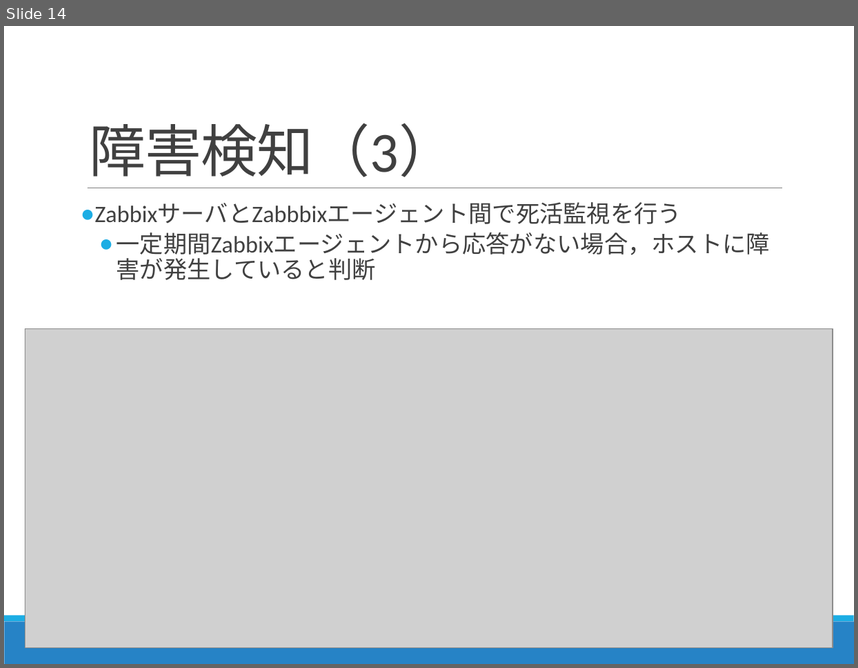
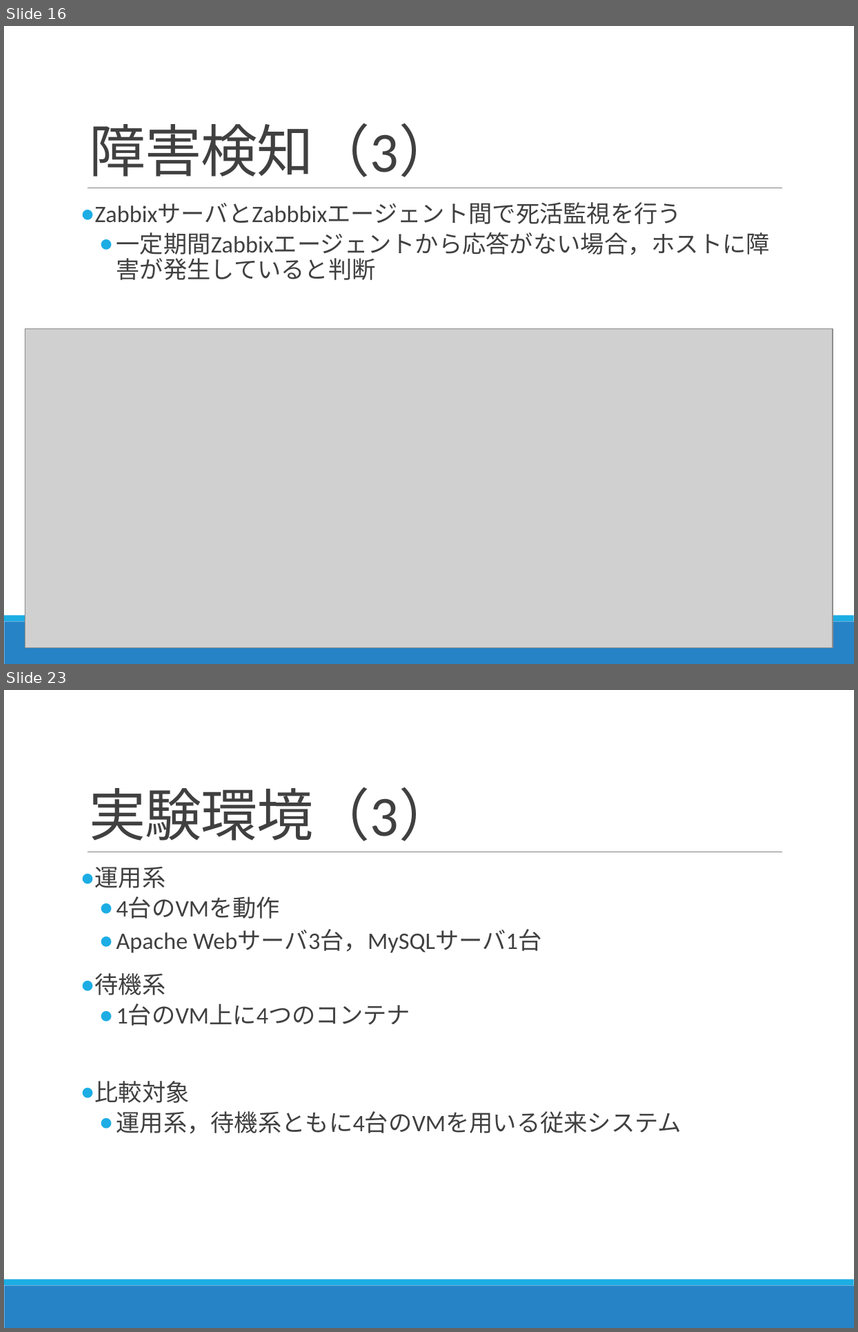
Before and after one commit to Kota0823/Document, a slide deck: 輪講2019-1_鈴木洸太.pptx. Shown one above the other, each under a label of ours: slide 14 before the commit, slides 16 and 23 after it; the slides between them are not shown. The pictures are 858x668 and 858x1332 pixels, drawn with LibreOffice and Linux fonts; fonts in the diff are those of the drawing; grey boxes stand for pictures. Boxes give left, top, right and bottom in pixels: in the first picture for what was removed or moved away, otherwise in the second. Text is boxed around its words. In the diff, an @@ line names an element or a change of style, - is before the commit and + after.

```diff
--- a/輪講2019-1_鈴木洸太.pptx
+++ b/輪講2019-1_鈴木洸太.pptx
@@ slide 23 added at bbox=[4, 690, 854, 1328], background #FFFFFF; not listed: 3 template elements that a slide beside it also shows @@
@@ title added at bbox=[89, 787, 455, 841], 48 pt, text #404040 @@
+実験環境（3）
@@ text added at bbox=[95, 867, 682, 1134], 20 pt, text #404040 @@
+● 運用系
+  ● 4台のVMを動作
+  ● Apache Webサーバ3台，MySQLサーバ1台
+● 待機系
+  ● 1台のVM上に4つのコンテナ
+● 比較対象
+  ● 運用系，待機系ともに4台のVMを用いる従来システム
@@ what was slide 14 is now slide 16 @@
```
Also in this commit, not shown: 6 slides changed, 10 other slides added, 1 other file.
